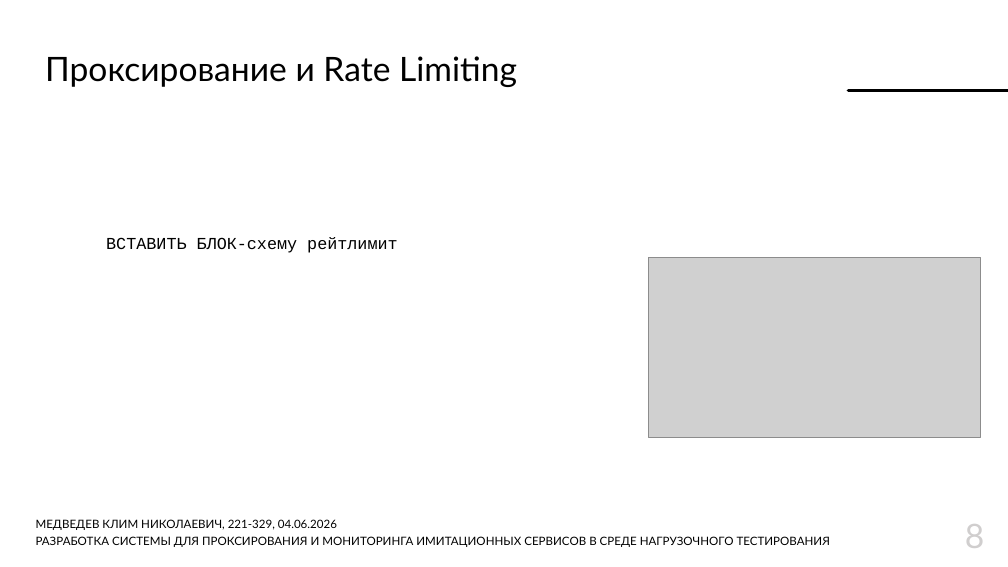
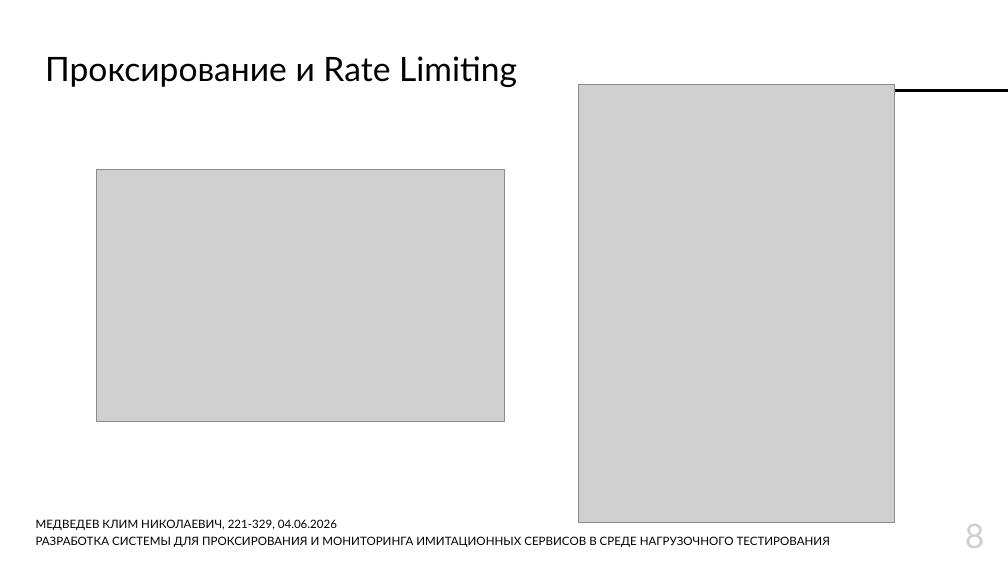
Before and after one commit to Lamardo43/educ-thesis, a slide deck: slide 8 of Thesis/docs/Презентация.pptx. Drawn at 1008x567 pixels with LibreOffice and Linux fonts; fonts in the diff are those of the drawing; grey boxes stand for pictures; background and template pictures are left out. Boxes give left, top, right and bottom in pixels: in the first picture for what was removed or moved away, otherwise in the second. Text is boxed around its words. In the diff, an @@ line names an element or a change of style, - is before the commit and + after.

```diff
--- a/Thesis/docs/Презентация.pptx
+++ b/Thesis/docs/Презентация.pptx
@@ picture added at <box>578,85,894,523</box> @@
@@ picture: place and size @@
-picture at <box>649,257,982,437</box>
+picture at <box>96,169,504,422</box>
@@ text removed at <box>106,237,397,253</box> @@
-ВСТАВИТЬ БЛОК-схему рейтлимит
```
Also in this commit, not shown: 8 other slides changed, 8 other files.
